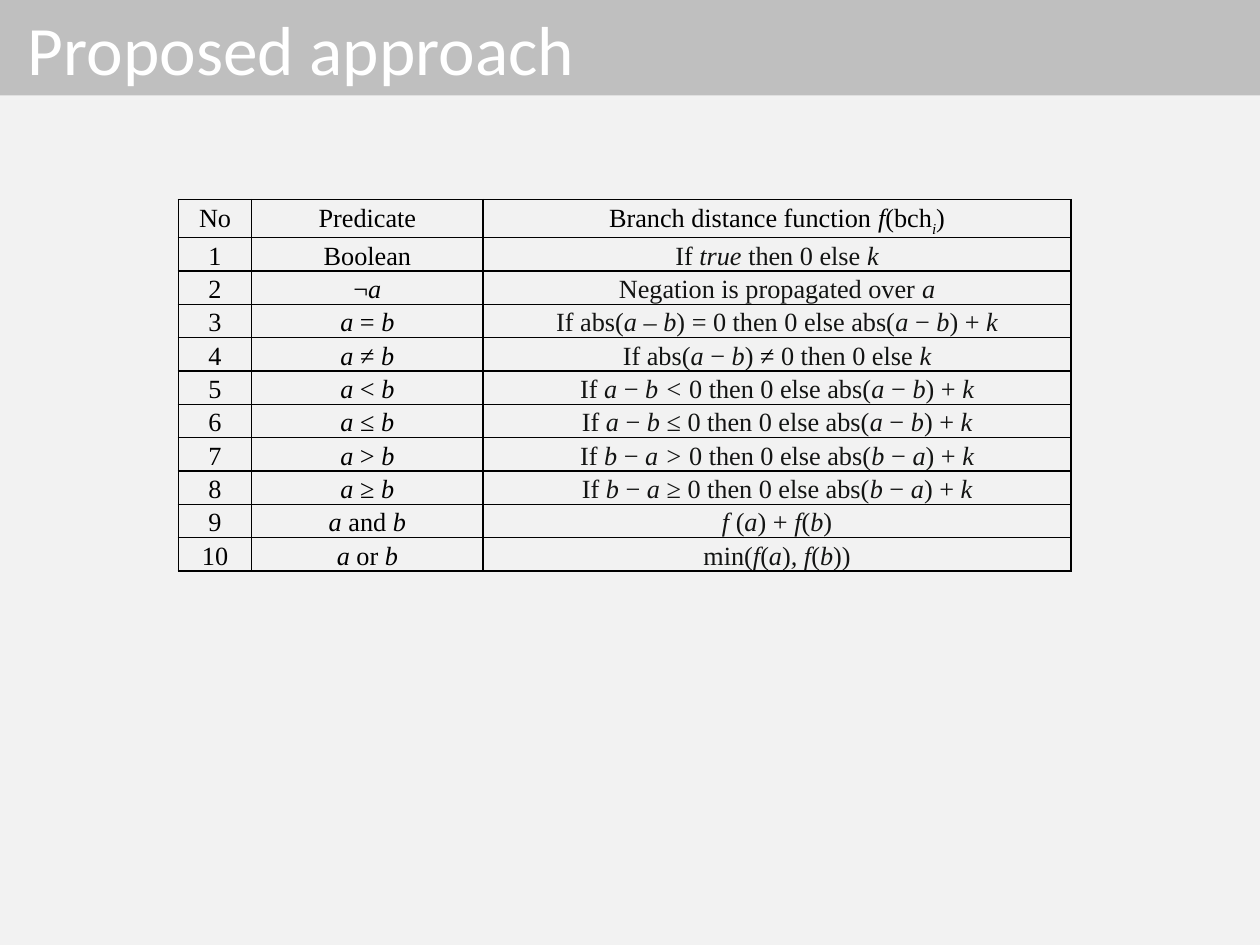
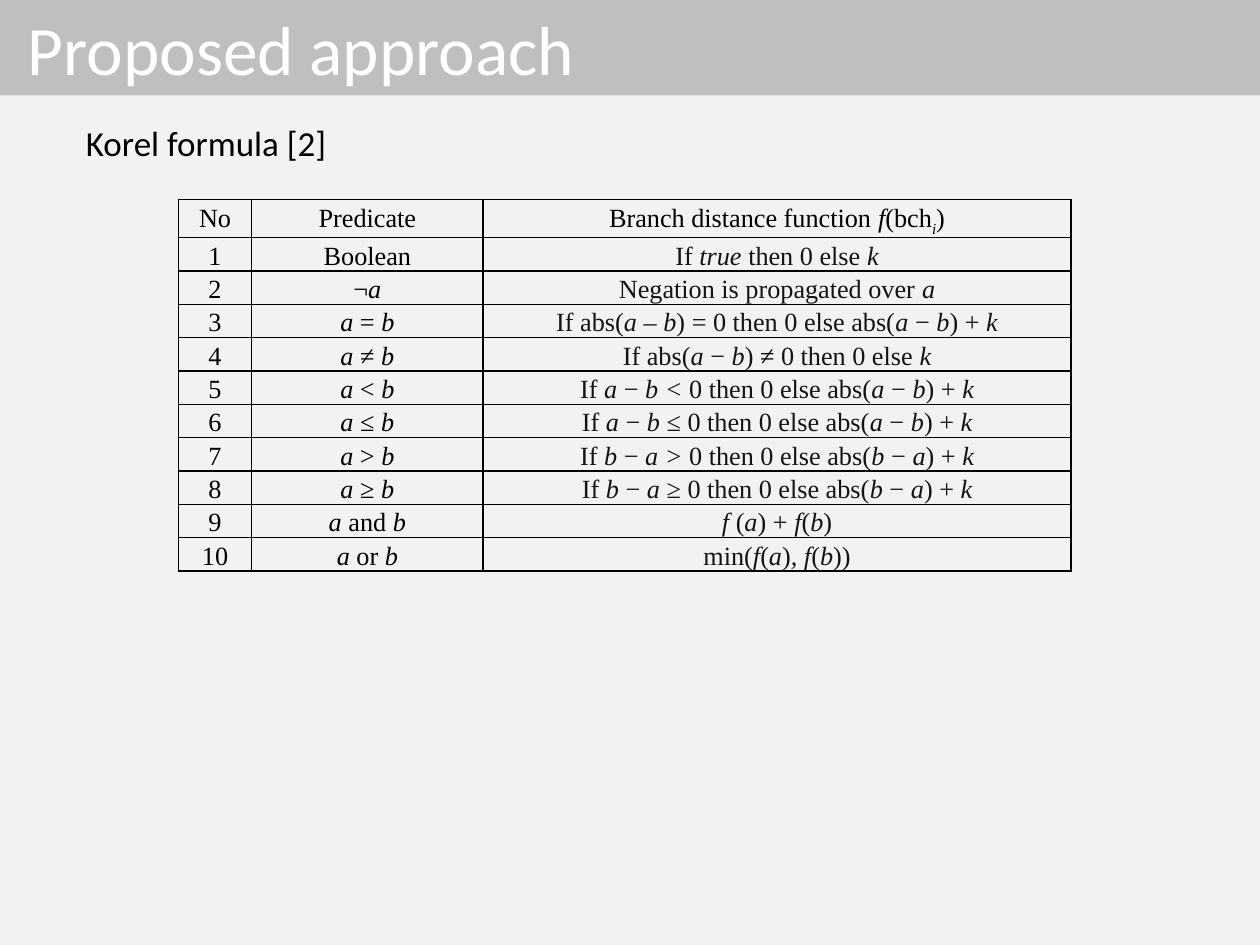
Before and after one commit to dinhngocthi/GAsource, a slide deck: slide 12 of CFT4CUnitSrc/src/report/PPSO_Presentation.pptx. Drawn at 1260x945 pixels with LibreOffice and Linux fonts; fonts in the diff are those of the drawing. Boxes give left, top, right and bottom in pixels: in the first picture for what was removed or moved away, otherwise in the second. Text is boxed around its words. In the diff, an @@ line names an element or a change of style, - is before the commit and + after.

```diff
--- a/CFT4CUnitSrc/src/report/PPSO_Presentation.pptx
+++ b/CFT4CUnitSrc/src/report/PPSO_Presentation.pptx
@@ text added at (86, 130, 326, 161), 20 pt, text #000000 @@
+Korel formula [2]
```
Also in this commit, not shown: 1 other file.
